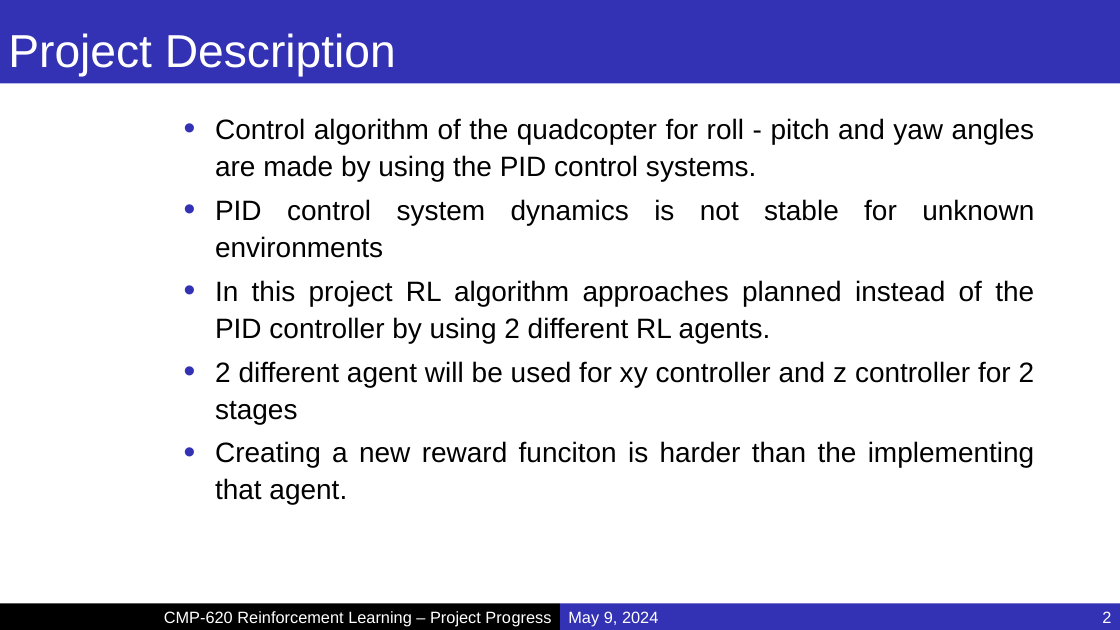
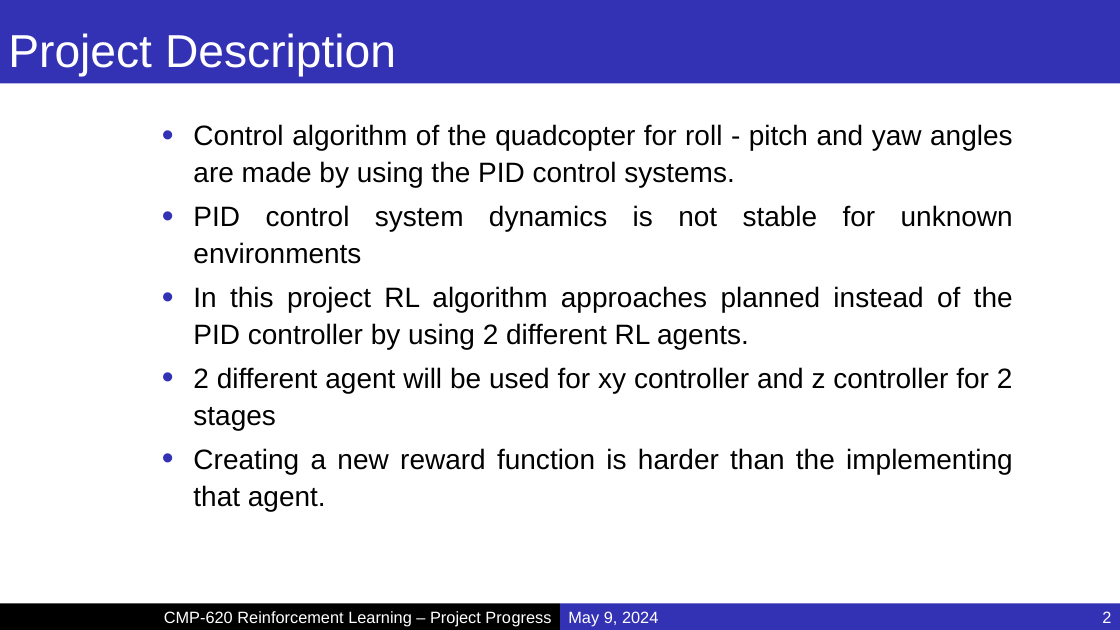
Before and after one commit to MucahidRidvanKaplan/ParrotQuadcopterRL, a slide deck: slide 2 of Progress.pptx. Drawn at 1120x630 pixels with LibreOffice and Linux fonts; fonts in the diff are those of the drawing; background and template pictures are left out. Boxes give left, top, right and bottom in pixels: in the first picture for what was removed or moved away, otherwise in the second. Text is boxed around its words. In the diff, an @@ line names an element or a change of style, - is before the commit and + after.

```diff
--- a/Progress.pptx
+++ b/Progress.pptx
@@ text "Control algorithm of the quadcopter ...": place and size @@
-text "Control algorithm of the quadcopter ..." at [215,118,1035,505]
+text "Control algorithm of the quadcopter ..." at [193,124,1013,511]
@@ text at [193,448,1013,511]: text changed @@
-  • Creating a new reward funciton is harder than the implementing that agent.
+  • Creating a new reward function is harder than the implementing that agent.
```
Also in this commit, not shown: 5 other slides changed.
